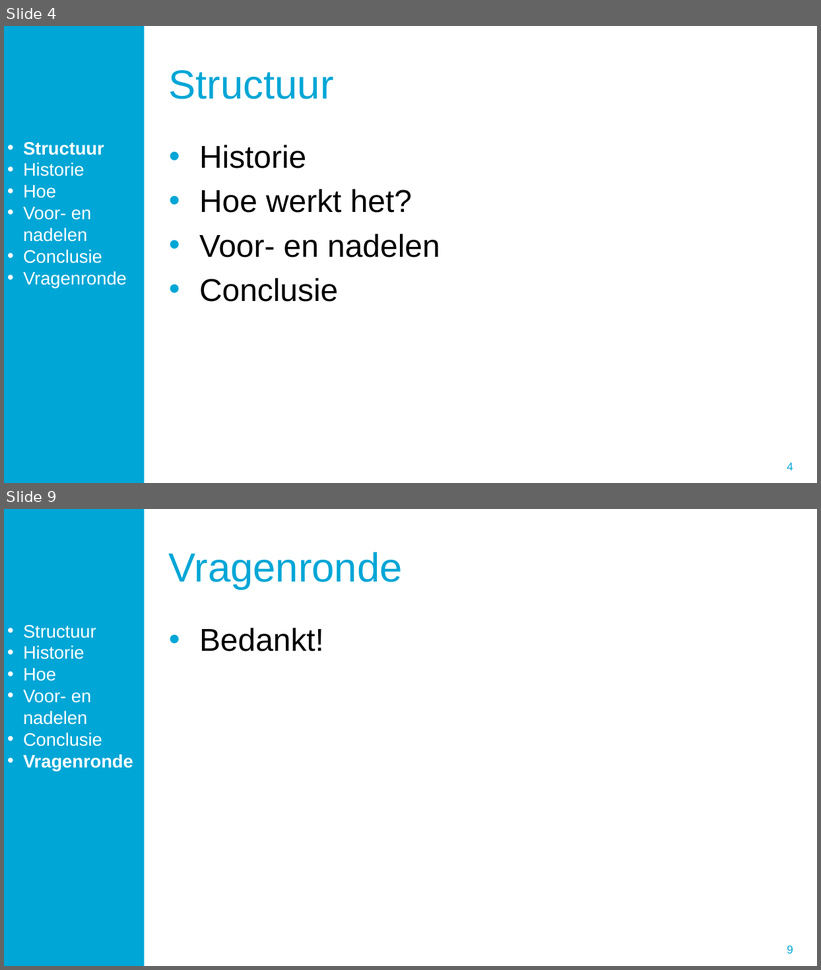
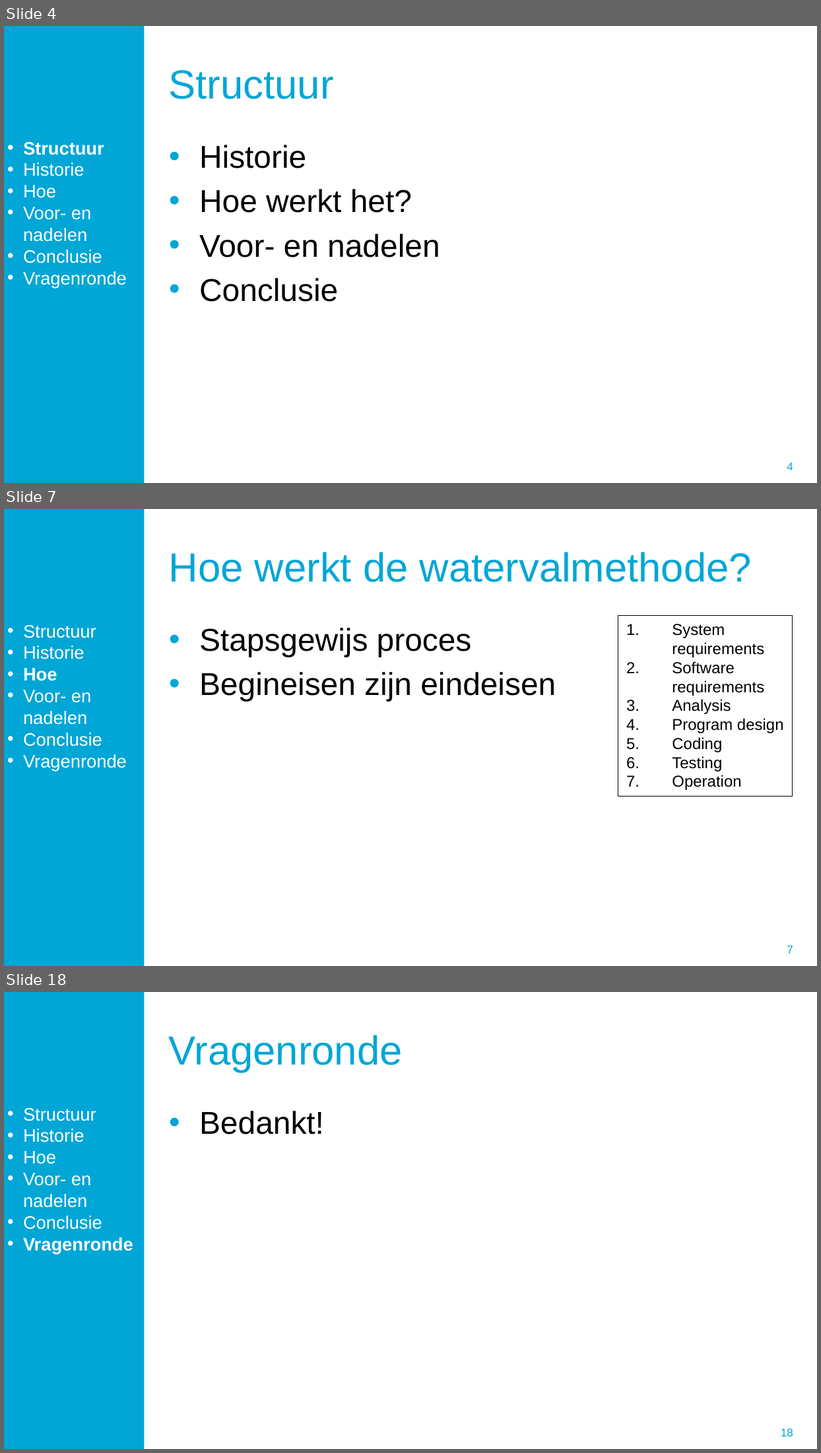
Before and after one commit to Kooltje123/TB241IA_Groep14, a slide deck: Presentatie/Presentatie.pptx. Shown one above the other, each under a label of ours: slides 4 and 9 before the commit, slides 4, 7 and 18 after it; the slides between them are not shown. The pictures are 821x970 and 821x1453 pixels, drawn with LibreOffice and Linux fonts; fonts in the diff are those of the drawing; background and template pictures are left out. Boxes give left, top, right and bottom in pixels: in the first picture for what was removed or moved away, otherwise in the second. Text is boxed around its words. In the diff, an @@ line names an element or a change of style, - is before the commit and + after.

```diff
--- a/Presentatie/Presentatie.pptx
+++ b/Presentatie/Presentatie.pptx
@@ slide 7 added at (x1=4, y1=509, x2=817, y2=966), background #FFFFFF; not listed: 2 template elements that a slide beside it also shows @@
@@ title added at (x1=169, y1=552, x2=752, y2=582), 36 pt, text #00A6D6 @@
+Hoe werkt de watervalmethode?
@@ text added at (x1=23, y1=625, x2=127, y2=771), 16 pt, text #FFFFFF @@
+• Structuur
+• Historie
+• Hoe
+• Voor- en nadelen
+• Conclusie
+• Vragenronde
@@ rectangle added at (x1=618, y1=615, x2=793, y2=796), outline #000000 0.75 pt, 14 pt, text #000000 @@
+1. System requirements
+2. Software requirements
+3. Analysis
+4. Program design
+5. Coding
+6. Testing
+7. Operation
@@ text added at (x1=199, y1=628, x2=556, y2=702), 28 pt, text #000000 @@
+• Stapsgewijs proces
+• Begineisen zijn eindeisen
@@ what was slide 9 is now slide 18 @@
@@ page number at (x1=781, y1=1429, x2=793, y2=1437): text changed @@
-9
+18
```
Also in this commit, not shown: 12 other slides added, 4 slides removed, 1 other file.
